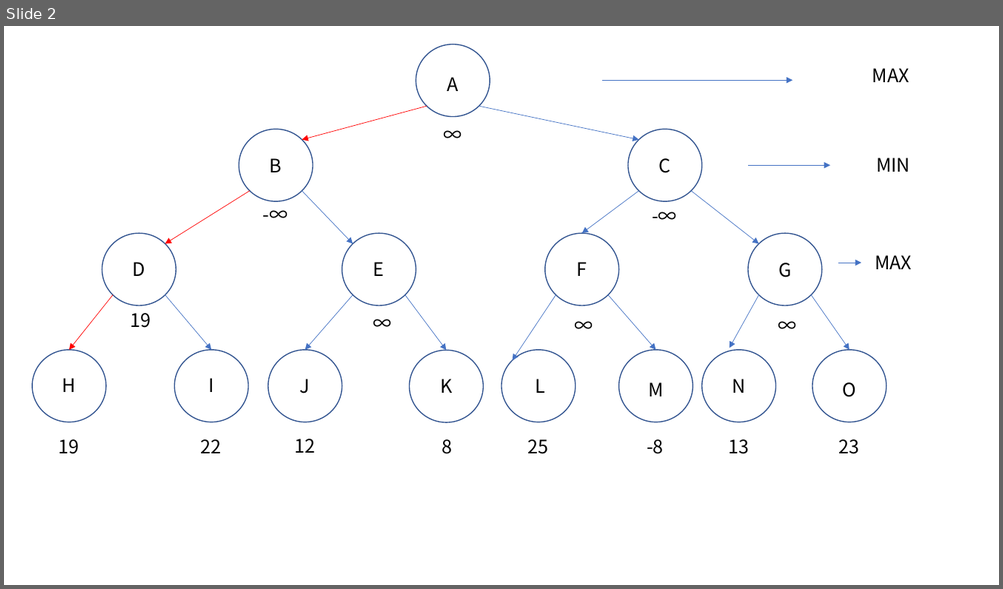
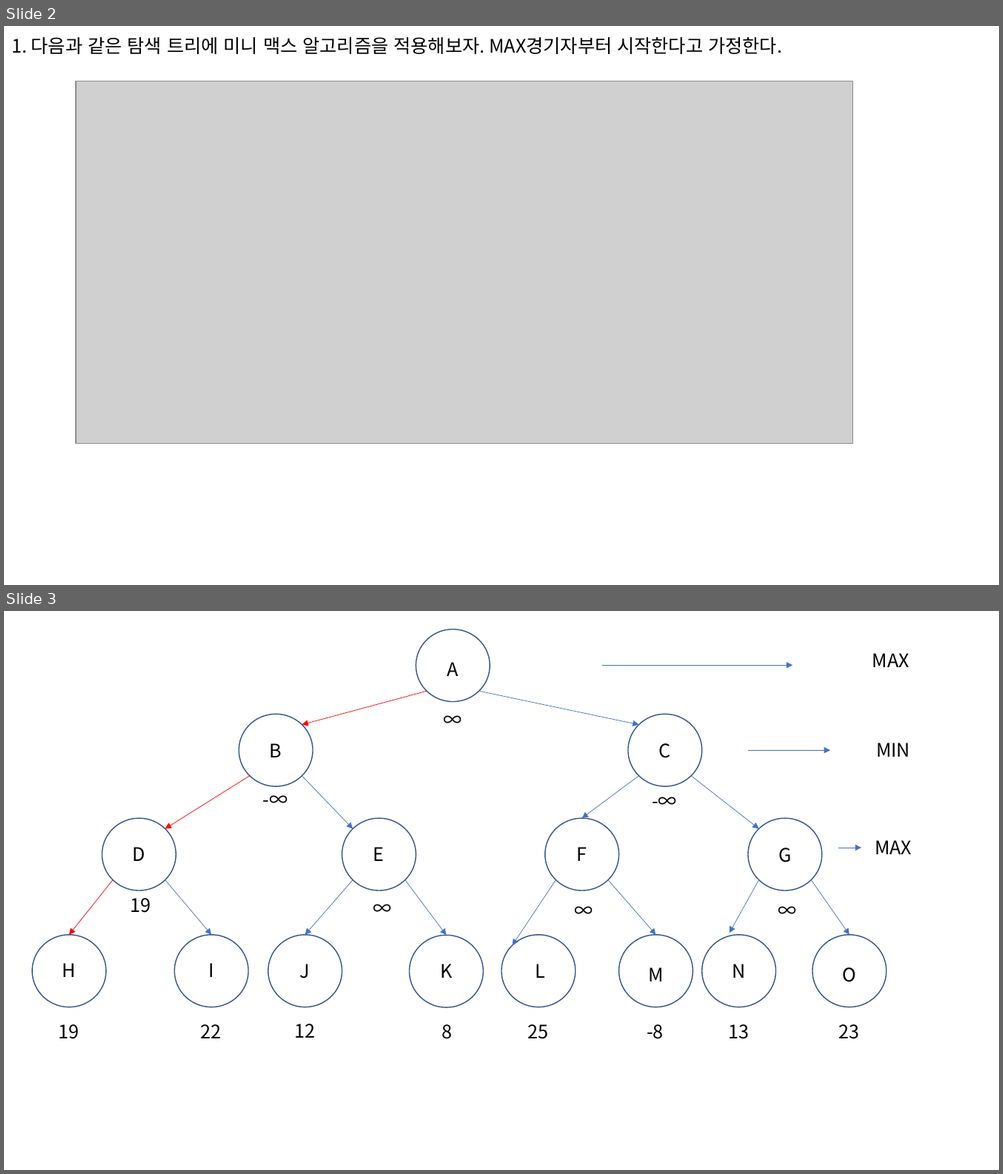
Before and after one commit to JunRock/3Grade, a slide deck: 인공지능/다신 듣지 말것.pptx. Shown one above the other, each under a label of ours: slide 2 before the commit, slides 2 and 3 after it. The pictures are 1003x589 and 1003x1174 pixels, drawn with LibreOffice and Linux fonts; fonts in the diff are those of the drawing; grey boxes stand for pictures. Boxes give left, top, right and bottom in pixels: in the first picture for what was removed or moved away, otherwise in the second. Text is boxed around its words. In the diff, an @@ line names an element or a change of style, - is before the commit and + after.

```diff
--- a/인공지능/다신 듣지 말것.pptx
+++ b/인공지능/다신 듣지 말것.pptx
@@ slide 2 added at [4, 26, 999, 585], background #FFFFFF @@
@@ subtitle added at [11, 37, 782, 54], 18 pt, text #000000 @@
+1. 다음과 같은 탐색 트리에 미니 맥스 알고리즘을 적용해보자. MAX경기자부터 시작한다고 가정한다.
@@ picture added at [76, 82, 852, 444] @@
@@ what was slide 2 is now slide 3 @@
```
Also in this commit, not shown: 9 slides changed, 51 other slides added, 1 slide removed, 2 other files.
